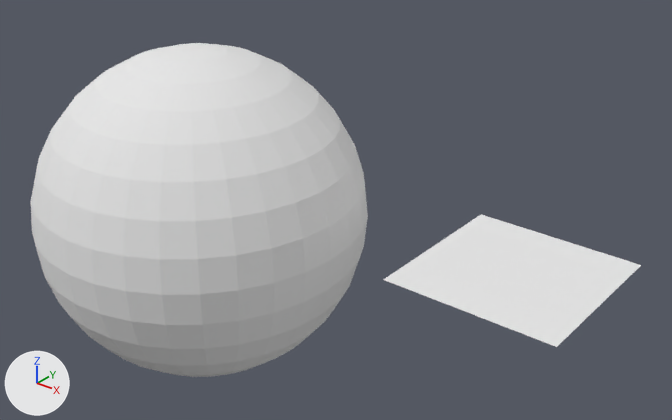
Renders of the Blender file resources/models/ground/ground.blend from each side of a commit.
Both versions are drawn from a 50 mm lens placed at (2.47, -3.48, 2.47), pointed at (-0.51, 0.24, 0.16). The axes (+X, +Y, +Z) are drawn at lower left. The lights are the same throughout.
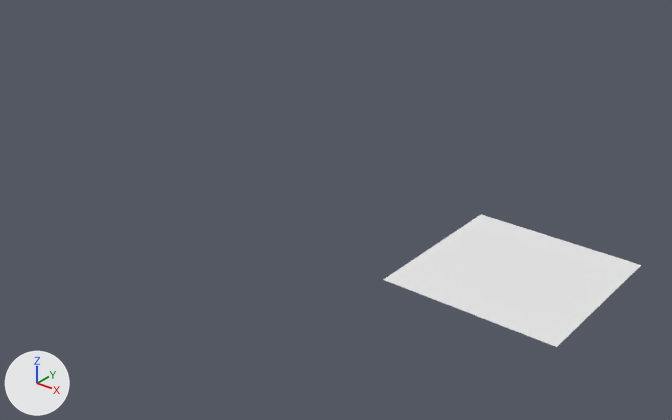
The edits, one by one:
Object 'Sphere' (ob_sphere) is deleted.

Location of each change, [x1, y1, x2, y2] in pixels of the pictures (672 x 420 px):
'Sphere', deleted
    before: [31, 43, 368, 377]
